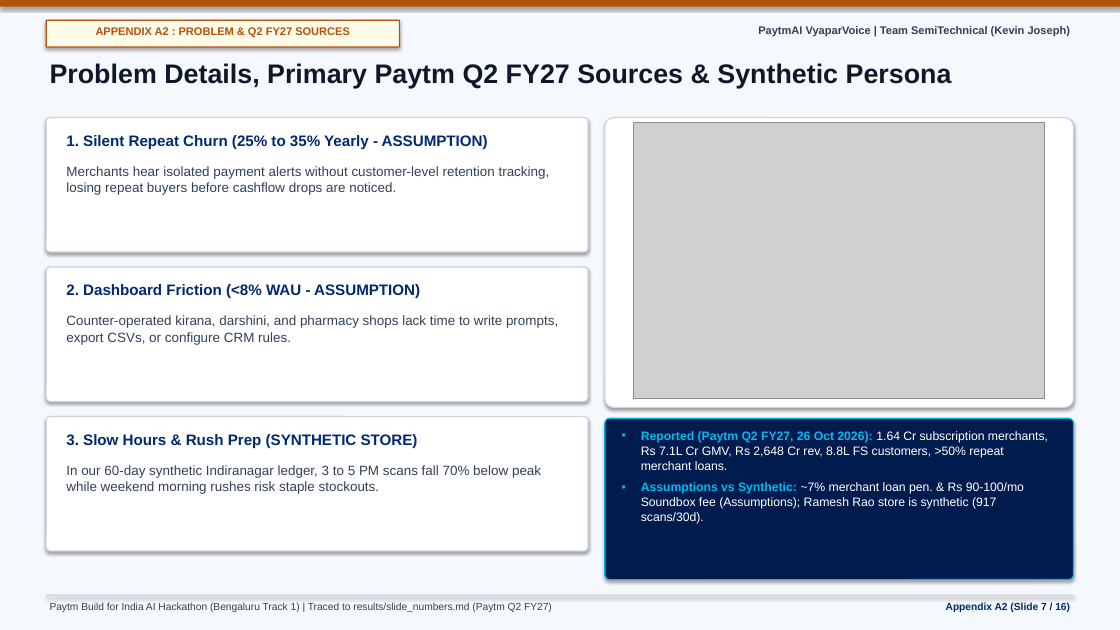
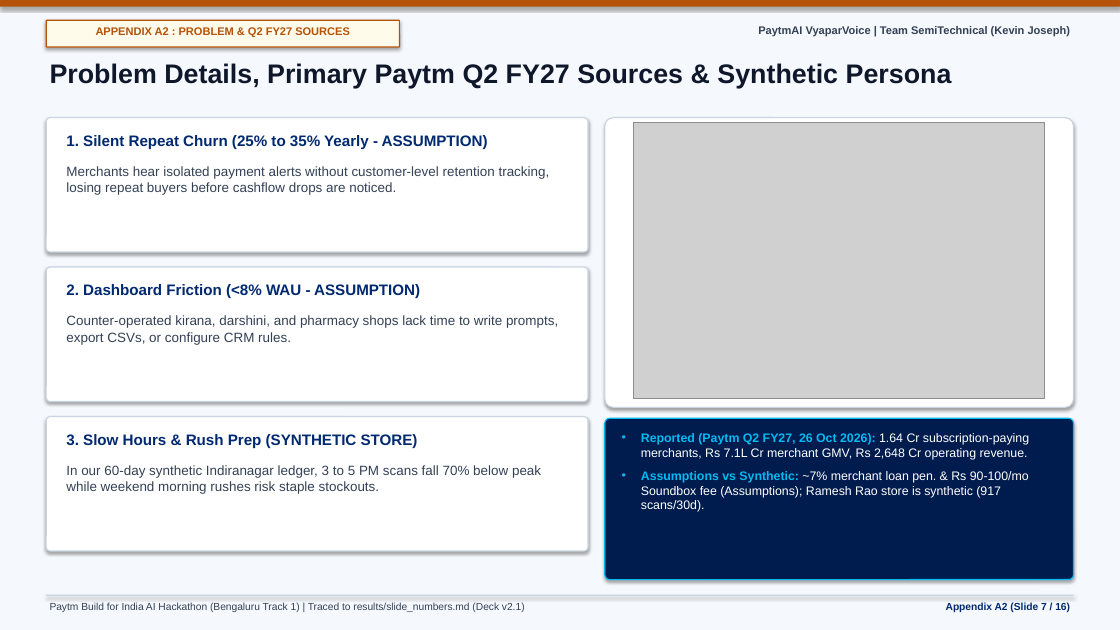
Before and after one commit to somebeing2/paytmai-vyaparvoice, a slide deck: slide 7 of deck/v2/PaytmAI_VyaparVoice_v2.pptx. Drawn at 1120x630 pixels with LibreOffice and Linux fonts; fonts in the diff are those of the drawing; grey boxes stand for pictures. Boxes give left, top, right and bottom in pixels: in the first picture for what was removed or moved away, otherwise in the second. Text is boxed around its words. In the diff, an @@ line names an element or a change of style, - is before the commit and + after.

```diff
--- a/deck/v2/PaytmAI_VyaparVoice_v2.pptx
+++ b/deck/v2/PaytmAI_VyaparVoice_v2.pptx
@@ text at [641,433,1029,460]: text changed; size 10.5 to 10.6 pt @@
-• Reported (Paytm Q2 FY27, 26 Oct 2026): 1.64 Cr subscription merchants, Rs 7.1L Cr GMV, Rs 2,648 Cr rev, 8.8L FS customers, >50% repeat merchant loans.
+• Reported (Paytm Q2 FY27, 26 Oct 2026): 1.64 Cr subscription-paying merchants, Rs 7.1L Cr merchant GMV, Rs 2,648 Cr operating revenue.
@@ text at [641,471,1029,512]: size 10.5 to 10.6 pt in "Assumptions vs Synthetic: ~7% merchant loan pen. ..."; more space between paragraphs @@
@@ text at [50,603,525,612]: text changed @@
-Paytm Build for India AI Hackathon (Bengaluru Track 1) | Traced to results/slide_numbers.md (Paytm Q2 FY27)
+Paytm Build for India AI Hackathon (Bengaluru Track 1) | Traced to results/slide_numbers.md (Deck v2.1)
```
Also in this commit, not shown: 15 other slides changed, 9 other files.
